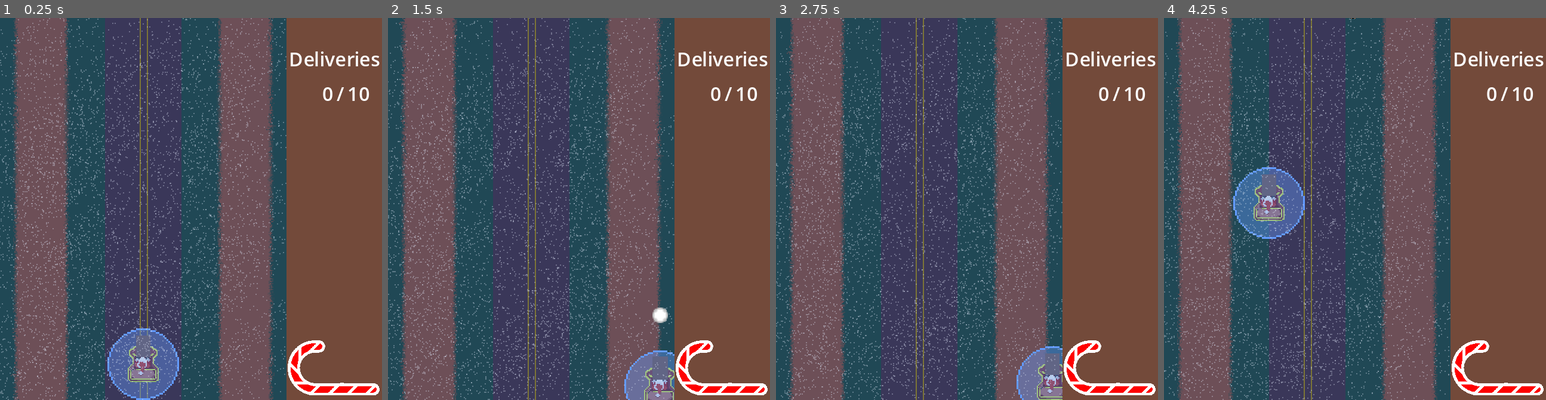
Above: before the commit, frames 1-4 (left to right).
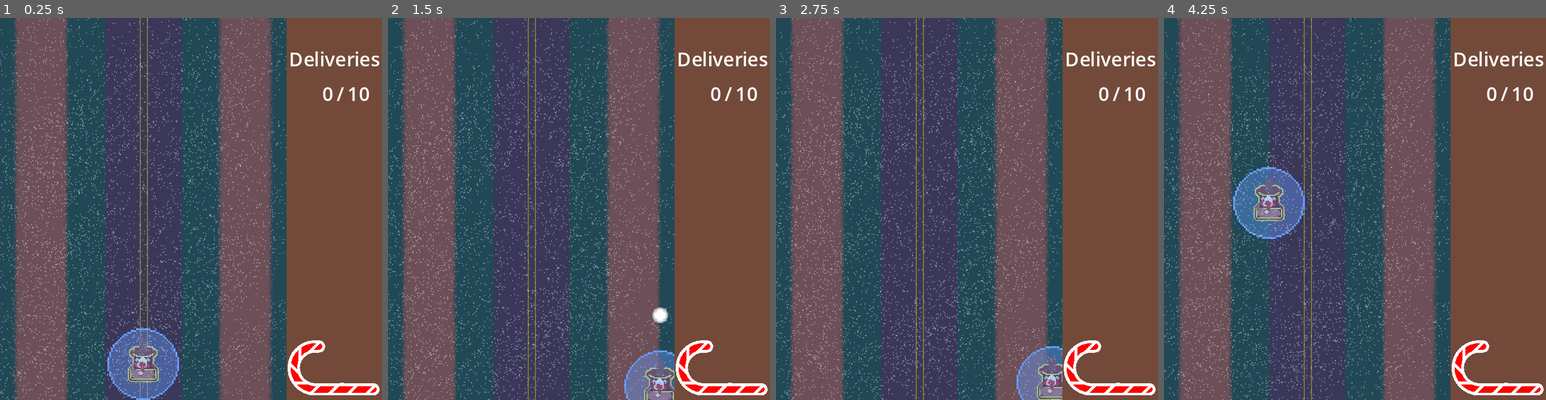
Above: after the commit, the same moments.

Repository: Zoidmania/gdex-2023-winter
Game: Godot game, scene res://stages/stage_north_america.tscn
Two runs of this game, one before a commit and one after it. Both use one fixed random seed, a clock stepped at 60 frames per second and the inputs below. The engine's default icon, where the game draws it, is replaced by a stand-in: a white triangle on a blue panel in a dark square.
Inputs:
- Up to frame 1 (0.25 s): no input
- Up to frame 2 (1.5 s): tap Enter at 0.5 s; hold Right (santa_move_right) 0.53-1.28 s; hold Shift (santa_land_or_take_off) 0.53-1.28 s; hold Down (santa_move_down) from 1.28 s (still down); tap Space (santa_shoot) at 1.35 s
- Up to frame 3 (2.75 s): release Down (santa_move_down) at 2.03 s; hold Right (santa_move_right) from 2.03 s (still down); hold Shift (santa_land_or_take_off) from 2.03 s (still down)
- Up to frame 4 (4.25 s): release Right (santa_move_right) at 2.78 s; release Shift (santa_land_or_take_off) at 2.78 s; hold Up (santa_move_up) 2.78-3.53 s; tap Space (santa_shoot) at 2.85 s; hold Left (santa_move_left) from 3.53 s (still down); hold Shift (santa_land_or_take_off) from 3.53 s (still down)

The runs differ from the first frame. In frame 1, less than 0.1% of the frame differs, in the area x 35-40%, y 83-89%; in frame 2, less than 0.1%, in the area x 69-74%, y 88-95%; in frame 3, less than 0.1%; in frame 4, less than 0.1%.

Commit message:
new snowball launcher sprite

Diff:
--- a/src/weapons/snowball_cannon.tscn
+++ b/src/weapons/snowball_cannon.tscn
@@ -1,14 +1,14 @@
 [gd_scene load_steps=4 format=3 uid="uid://btkcgktcgydvg"]
 
 [ext_resource type="PackedScene" uid="uid://ckh3rdrsh87s7" path="res://weapons/weapon.tscn" id="1_7sp4p"]
-[ext_resource type="Texture2D" uid="uid://b4isbe6r2u3mk" path="res://assets/player-proto/weapon.png" id="2_sj14q"]
+[ext_resource type="Texture2D" uid="uid://5rulcv7ablph" path="res://assets/santa-presents/Snow_Canon.png" id="2_s35ne"]
 [ext_resource type="PackedScene" uid="uid://i2xyvfr5imbt" path="res://projectiles/snowball_projectile.tscn" id="3_taycd"]
 
 [node name="SnowballCannon" instance=ExtResource("1_7sp4p")]
 fire_rate = 0.25
 
 [node name="WeaponSprite" parent="." index="0"]
-texture = ExtResource("2_sj14q")
+texture = ExtResource("2_s35ne")
 
 [node name="Muzzle" parent="." index="1"]
 position = Vector2(0, -6)
Binary file added: src/assets/santa-presents/Snow_Canon.png
Not shown, added: src/assets/santa-presents/Snow_Canon.png.import
